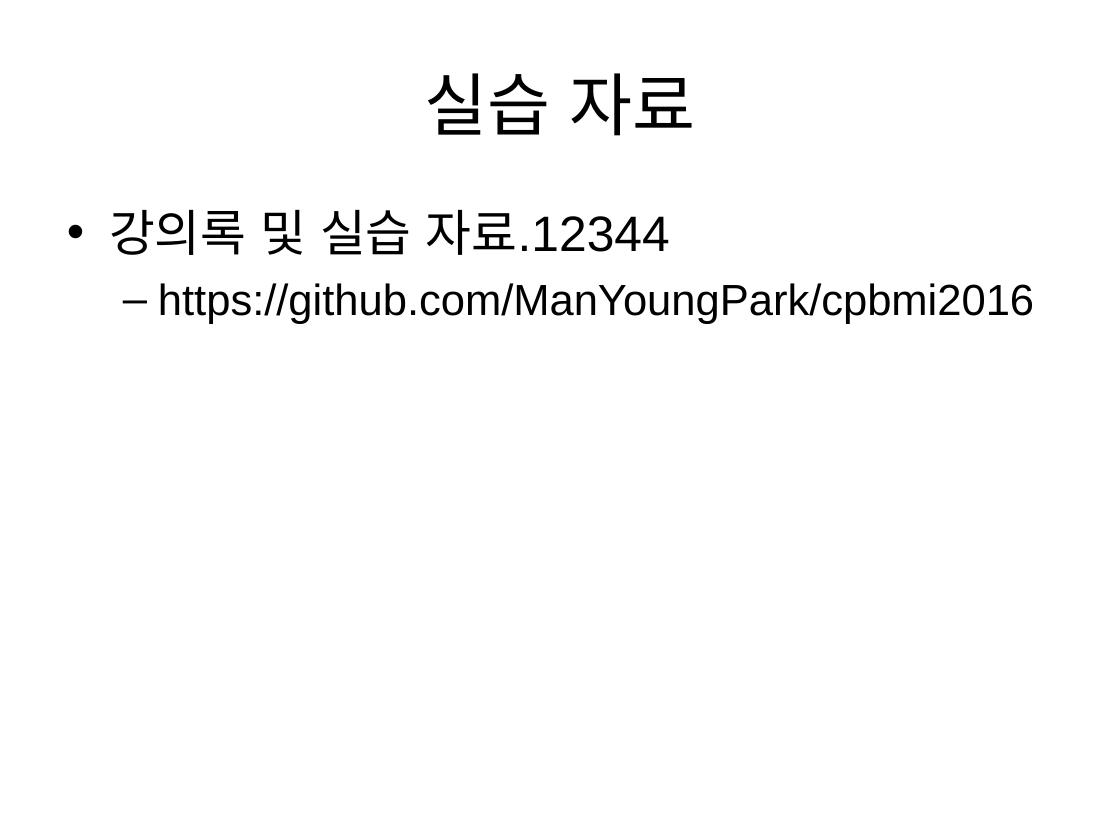
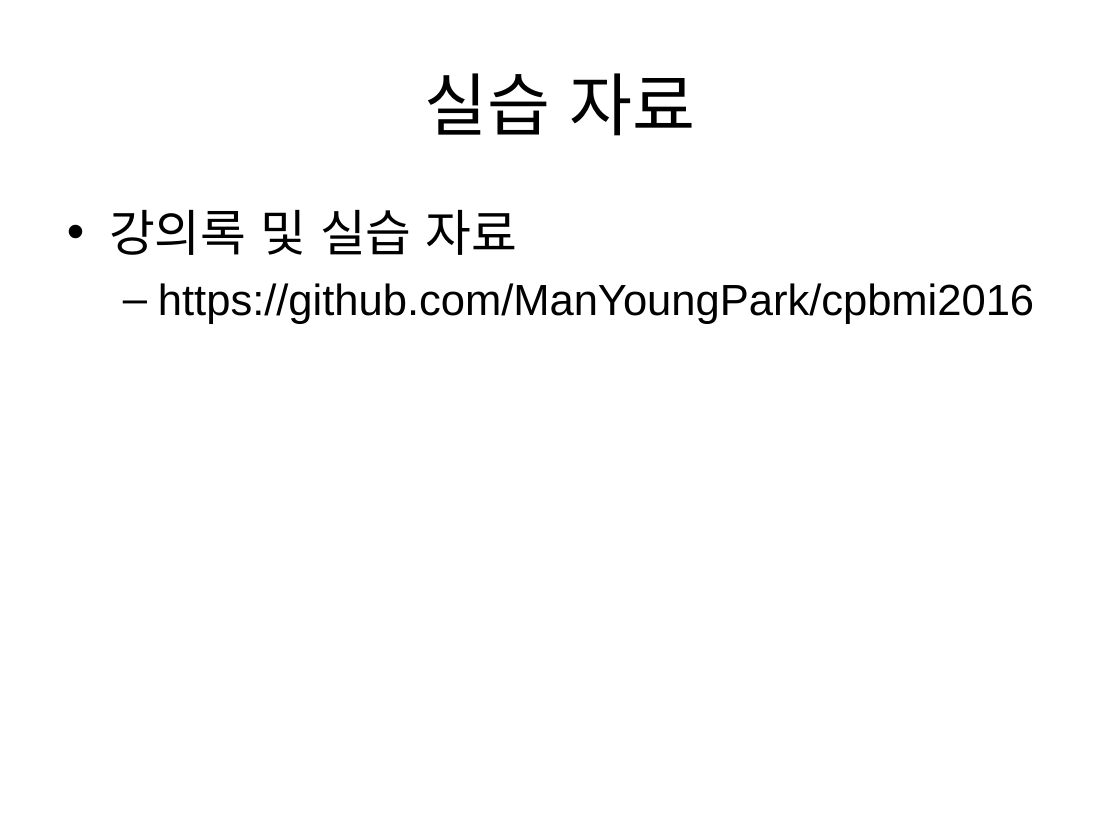
Before and after one commit to ManYoungPark/cpbmi2016, a slide deck: slide 2 of CPBMI_pmy_1st_create_insert_select.ppt. Drawn at 1120x840 pixels with LibreOffice and Linux fonts; fonts in the diff are those of the drawing; background and template pictures are left out. Boxes give left, top, right and bottom in pixels: in the first picture for what was removed or moved away, otherwise in the second. Text is boxed around its words. In the diff, an @@ line names an element or a change of style, - is before the commit and + after.

Commit message:
pc1

```diff
--- a/CPBMI_pmy_1st_create_insert_select.ppt
+++ b/CPBMI_pmy_1st_create_insert_select.ppt
@@ text at box(109, 210, 518, 255): text changed @@
-• 강의록 및 실습 자료.12344
+• 강의록 및 실습 자료
```
Also in this commit, not shown: 1 other slide changed.
